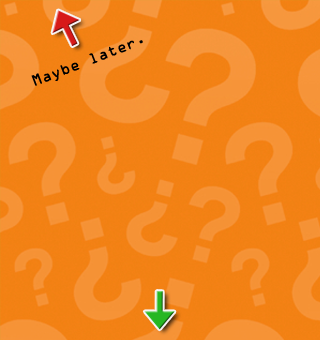
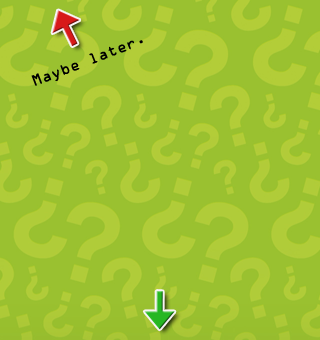
Before/after of a 320×340 layered artwork. What changed in the layer stack:
hid "Hidden-4" over [0, 0, 320, 340]
